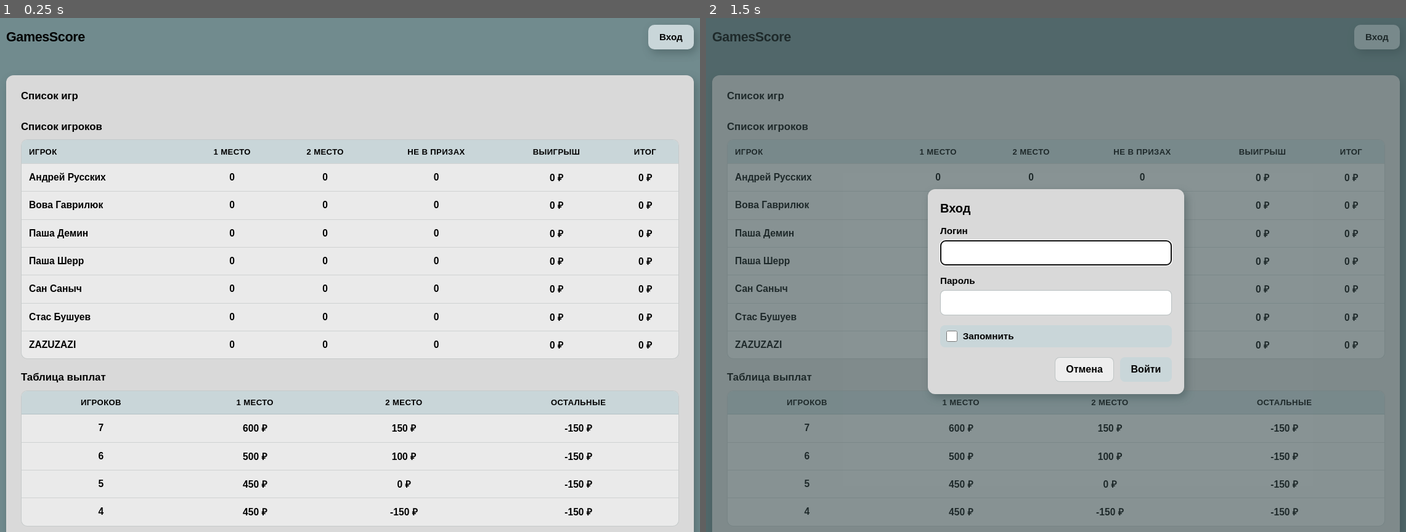
Above: before the commit, frames 1-2 (left to right).
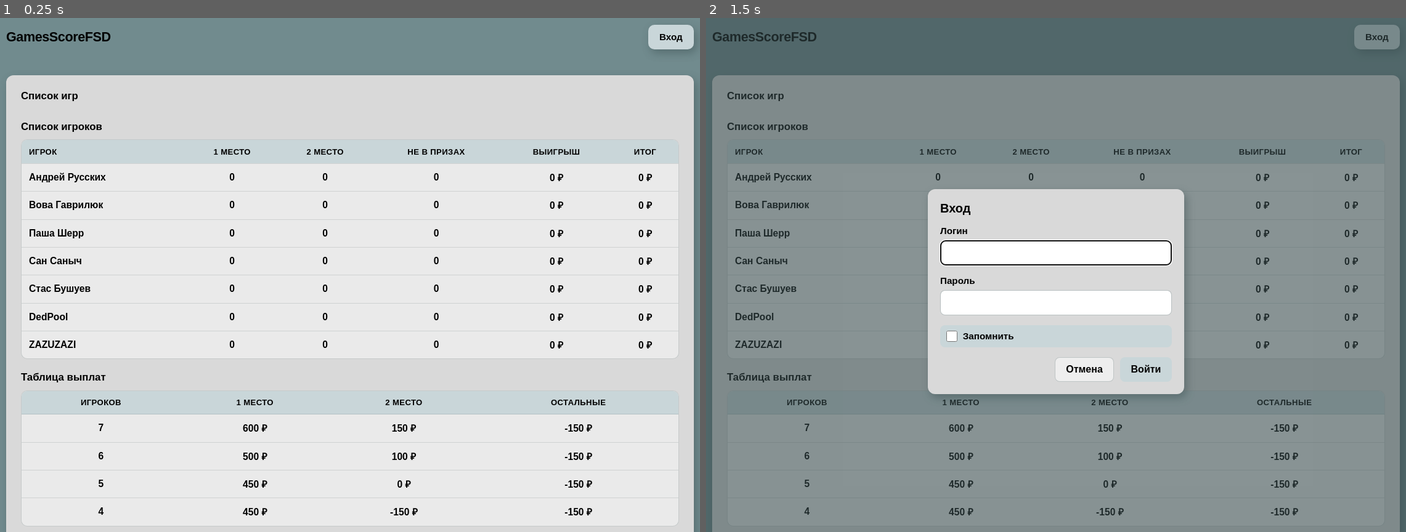
Above: after the commit, the same moments.

Repository: deminpavel461-afk/deminpavel461.gamesscorefsd.github.io
Game: browser game, page index.html
Same seed, same stepped clock (60 frames per second), same inputs: the game is played once before the commit and once after it.
Inputs:
- Up to frame 1 (0.25 s): no input
- Up to frame 2 (1.5 s): click "Вход" at 1.27 s

The runs differ from the first frame. In frame 1, 0.3% of the frame differs, in the area x 4-16%, y 2-60%; in frame 2, 0.3%.

Commit message:
final

Diff:
--- a/index.html
+++ b/index.html
@@ -3,12 +3,12 @@
 	<head>
 		<meta charset="UTF-8" />
 		<meta name="viewport" content="width=device-width, initial-scale=1.0" />
-		<title>GamesScore</title>
+		<title>GamesScoreFSD</title>
 		<link rel="stylesheet" href="css/style.css" />
 	</head>
 	<body>
 		<header class="topbar">
-			<div class="topbar__brand">GamesScore</div>
+			<div class="topbar__brand">GamesScoreFSD</div>
 			<div class="topbar__user" id="topbar-user" hidden></div>
 			<button class="topbar__login" type="button" id="login-btn">Вход</button>
 		</header>
--- a/js/script.js
+++ b/js/script.js
@@ -4,7 +4,7 @@
 		"Сан Саныч",
 		"Андрей Русских",
 		"Стас Бушуев",
-		"Паша Демин",
+		"DedPool",
 		"Паша Шерр",
 		"ZAZUZAZI",
 	];
@@ -20,7 +20,7 @@
 
 	const ADMIN = {
 		login: "Володя Гаврилюк",
-		password: "хуйкин",
+		password: "admin",
 	};
 
 	const AUTH_STORAGE_KEY = "gamesScoreAuth";
